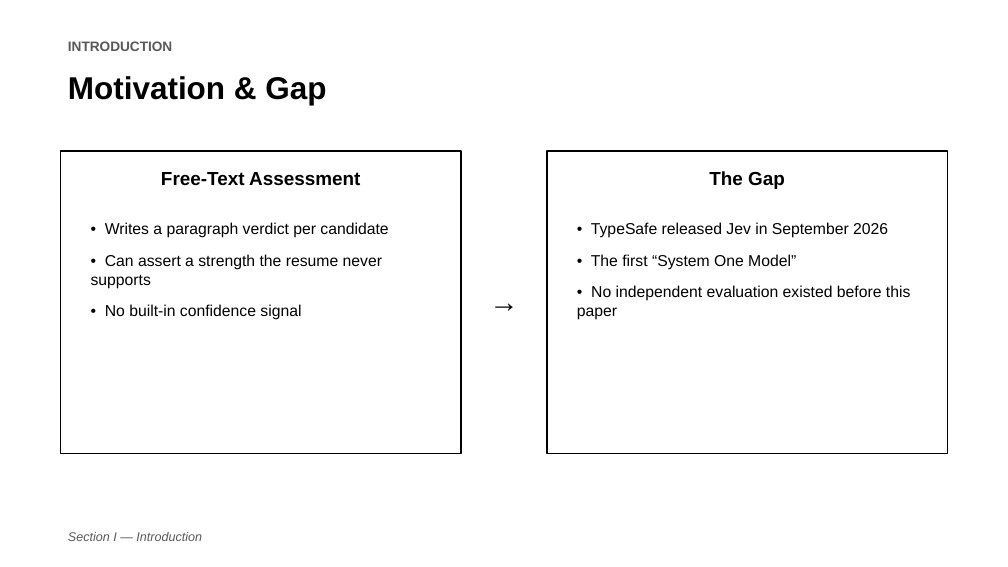
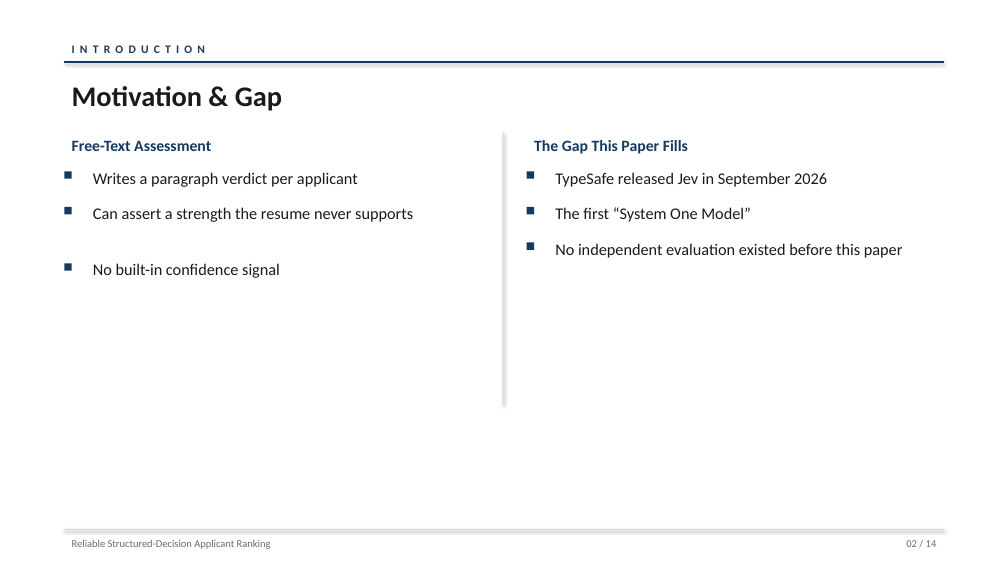
Before and after one commit to jessieangelicauni/hire-rank, a slide deck: slide 2 of docs/presentation/icaides2026_jev.pptx. Drawn at 1008x567 pixels with LibreOffice and Linux fonts; fonts in the diff are those of the drawing. Boxes give left, top, right and bottom in pixels: in the first picture for what was removed or moved away, otherwise in the second. Text is boxed around its words. In the diff, an @@ line names an element or a change of style, - is before the commit and + after.

```diff
--- a/docs/presentation/icaides2026_jev.pptx
+++ b/docs/presentation/icaides2026_jev.pptx
@@ text at <box>72,43,205,56</box>: text changed; size 13 to 11 pt; font Arial to Calibri; text colour #595959 to #163A5F @@
-INTRODUCTION
+I N T R O D U C T I O N
@@ text "Motivation & Gap": place and size @@
-text "Motivation & Gap" at <box>68,76,326,105</box>
+text "Motivation & Gap" at <box>72,86,282,111</box>
@@ text "Motivation & Gap" at <box>72,86,282,111</box>: size 30 to 27 pt, font Arial to Calibri, text colour #000000 to #1A1A1A @@
@@ line added from (64, 62) to (944, 62), #163A5F 1.5 pt @@
@@ text "Free-Text Assessment": place and size @@
-text "Free-Text Assessment" at <box>161,172,360,186</box>
+text "Free-Text Assessment" at <box>72,140,211,151</box>
@@ text "Free-Text Assessment" at <box>72,140,211,151</box>: size 18 to 15 pt, font Arial to Calibri, text colour #000000 to #163A5F; alignment centre to left @@
@@ line added from (504, 132) to (504, 405), #D9D9D9 1 pt @@
@@ text at <box>534,140,688,154</box>: text changed; size 18 to 15 pt; font Arial to Calibri; text colour #000000 to #163A5F @@
-The Gap
+The Gap This Paper Fills
@@ rectangle removed at <box>60,151,461,454</box> @@
@@ rectangle added at <box>64,172,72,179</box>, fill #163A5F @@
@@ text added at <box>93,172,358,187</box>, 15.5 pt, text #1A1A1A @@
+Writes a paragraph verdict per applicant
@@ rectangle added at <box>527,172,535,179</box>, fill #163A5F @@
@@ rectangle removed at <box>547,151,948,454</box> @@
@@ text added at <box>555,172,827,187</box>, 15.5 pt, text #1A1A1A @@
+TypeSafe released Jev in September 2026
@@ rectangle added at <box>64,207,72,215</box>, fill #163A5F @@
@@ text at <box>93,207,413,222</box>: text changed; size 15 to 15.5 pt; font Arial to Calibri; text colour #000000 to #1A1A1A @@
-• Writes a paragraph verdict per candidate
-• Can assert a strength the resume never supports
-• No built-in confidence signal
+Can assert a strength the resume never supports
@@ rectangle added at <box>527,207,535,215</box>, fill #163A5F @@
@@ text added at <box>555,207,751,222</box>, 15.5 pt, text #1A1A1A @@
+The first “System One Model”
@@ rectangle added at <box>64,263,72,271</box>, fill #163A5F @@
@@ text added at <box>93,263,280,278</box>, 15.5 pt, text #1A1A1A @@
+No built-in confidence signal
@@ rectangle added at <box>527,243,535,250</box>, fill #163A5F @@
@@ text at <box>555,243,903,258</box>: text changed; size 15 to 15.5 pt; font Arial to Calibri; text colour #000000 to #1A1A1A @@
-• TypeSafe released Jev in September 2026
-• The first “System One Model”
-• No independent evaluation existed before this paper
+No independent evaluation existed before this paper
@@ text removed at <box>461,280,547,325</box> @@
-→
@@ line added from (64, 529) to (944, 529), #D9D9D9 0.75 pt @@
@@ text removed at <box>68,532,202,541</box> @@
-Section I — Introduction
@@ text added at <box>72,540,271,549</box>, 10 pt, text #6B6B6B @@
+Reliable Structured-Decision Applicant Ranking
@@ text added at <box>906,540,937,547</box>, 10 pt, text #6B6B6B @@
+02 / 14
```
Also in this commit, not shown: 9 other slides changed, 4 slides added, 4 slides removed, 7 other files.
